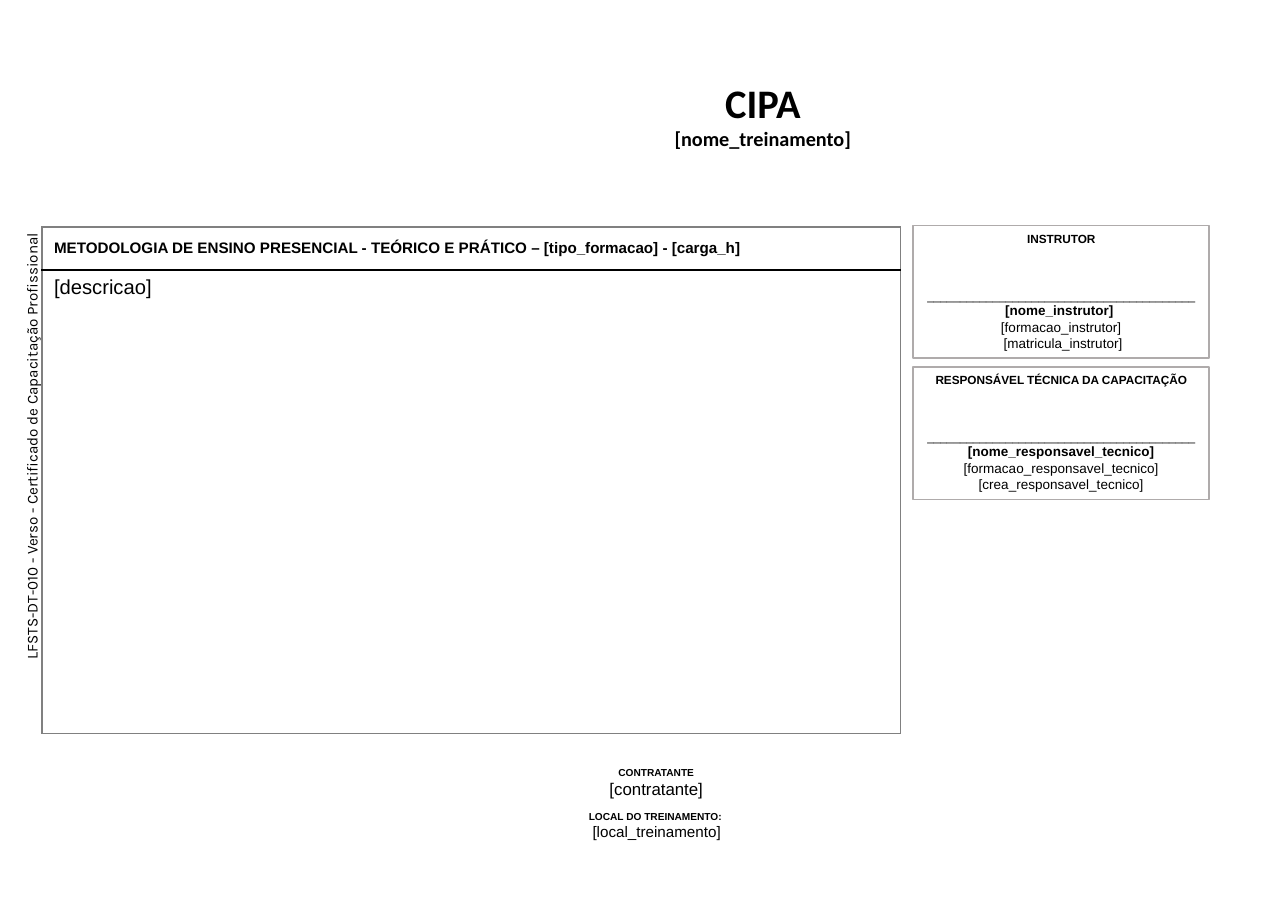
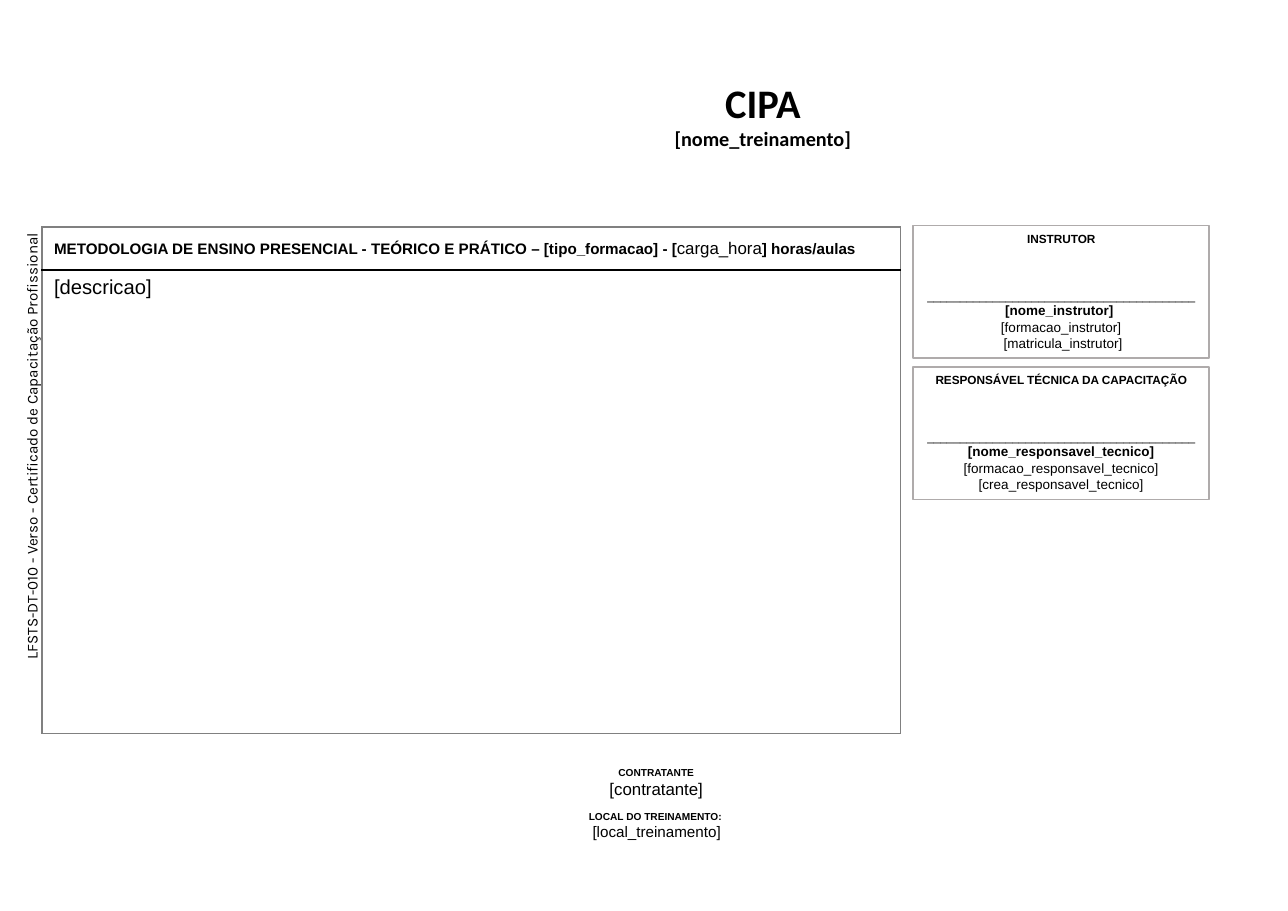
Before and after one commit to Programateca/lfsoares-front, a slide deck: slide 2 of public/templates/frente-verso-2a.pptx. Drawn at 1288x911 pixels with LibreOffice and Linux fonts; fonts in the diff are those of the drawing; background and template pictures are left out. Boxes give left, top, right and bottom in pixels: in the first picture for what was removed or moved away, otherwise in the second. Text is boxed around its words. In the diff, an @@ line names an element or a change of style, - is before the commit and + after.

Commit message:
feat: adicionar campo de local de emissão e melhorar formatação de data e hora nos certificados

```diff
--- a/public/templates/frente-verso-2a.pptx
+++ b/public/templates/frente-verso-2a.pptx
@@ table at box(42, 227, 901, 733) @@
-row 1, column 1: METODOLOGIA DE ENSINO PRESENCIAL - TEÓRICO E PRÁTICO – [tipo_formacao] - [carga_h]
+row 1, column 1: METODOLOGIA DE ENSINO PRESENCIAL - TEÓRICO E PRÁTICO – [tipo_formacao] - [carga_hora] horas/aulas
```
Also in this commit, not shown: 1 other slide changed, 3 other files.
